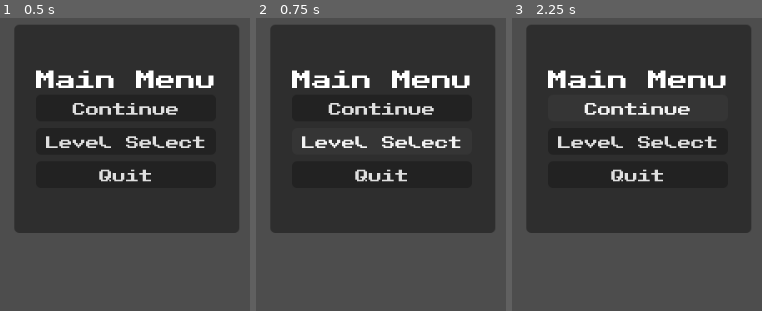
Above: before the commit, frames 1-3 (left to right).
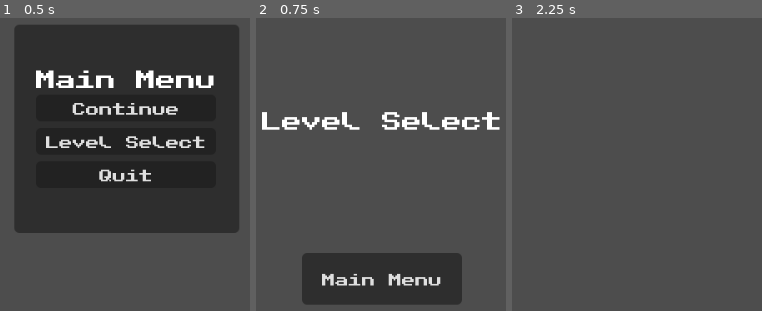
Above: after the commit, the same moments.

Repository: callumrann/gmtk-jam
Game: Godot game, scene res://scenes/main.tscn
The game is run twice, just before and just after one commit, with the same random seed, the same clock (stepped at 60 frames per second) and the same inputs.
Inputs (mouse positions are in pixels of both pictures, inside the frame that each line leads up to):
- Up to frame 1 (0.5 s): no input
- Up to frame 2 (0.75 s): click "Level Select" at 0.5 s
- Up to frame 3 (2.25 s): click (637, 278) at 1.25 s, where only the run after the commit has a clickable "Main Menu"; click "Continue" at 2 s

Frame 1 is identical in both runs. In frame 2, 69% of the frame differs, in the area x 2-98%, y 2-98%; in frame 3, 58%.

Commit message:
feat: add placeholder level select screen

Diff:
--- a/project.godot
+++ b/project.godot
@@ -28,6 +28,10 @@
 window/stretch/mode="viewport"
 window/stretch/scale_mode="integer"
 
+[global_group]
+
+Button=""
+
 [input]
 
 pause={
--- /dev/null
+++ b/scenes/levels/levels_loader.tscn
@@ -0,0 +1,3 @@
+[gd_scene format=3 uid="uid://by0fqjhloenay"]
+
+[node name="LevelsLoader" type="Node2D" unique_id=2094749137]
--- /dev/null
+++ b/scenes/menus/level_select.tscn
@@ -0,0 +1,47 @@
+[gd_scene format=3 uid="uid://cfsyprp7tskrt"]
+
+[ext_resource type="Script" uid="uid://c4g2wb7axun4s" path="res://scripts/menus/level_select.gd" id="1_xqyeo"]
+[ext_resource type="Theme" uid="uid://ck2dij0t8alec" path="res://assets/themes/main.tres" id="2_pymjq"]
+
+[node name="LevelSelect" type="Control" unique_id=606214289]
+layout_mode = 3
+anchors_preset = 15
+anchor_right = 1.0
+anchor_bottom = 1.0
+grow_horizontal = 2
+grow_vertical = 2
+script = ExtResource("1_xqyeo")
+
+[node name="Label" type="Label" parent="." unique_id=1066892889]
+layout_mode = 1
+anchors_preset = 8
+anchor_left = 0.5
+anchor_top = 0.5
+anchor_right = 0.5
+anchor_bottom = 0.5
+offset_left = -45.5
+offset_top = -11.5
+offset_right = 45.5
+offset_bottom = 11.5
+grow_horizontal = 2
+grow_vertical = 2
+theme = ExtResource("2_pymjq")
+text = "Level Select"
+
+[node name="MainMenu" type="Button" parent="." unique_id=847510185 groups=["Button"]]
+layout_mode = 1
+anchors_preset = 7
+anchor_left = 0.5
+anchor_top = 1.0
+anchor_right = 0.5
+anchor_bottom = 1.0
+offset_left = -48.0
+offset_top = -60.0
+offset_right = 48.0
+offset_bottom = -29.0
+grow_horizontal = 2
+grow_vertical = 0
+theme = ExtResource("2_pymjq")
+text = "Main Menu"
+
+[connection signal="pressed" from="MainMenu" to="." method="_on_main_menu_pressed"]
--- a/scenes/menus/main_menu.tscn
+++ b/scenes/menus/main_menu.tscn
@@ -56,4 +56,6 @@
 theme = ExtResource("1_xqga4")
 text = "Quit"
 
+[connection signal="pressed" from="PanelContainer/VBoxContainer/Continue" to="." method="_on_continue_pressed"]
+[connection signal="pressed" from="PanelContainer/VBoxContainer/LevelSelect" to="." method="_on_level_select_pressed"]
 [connection signal="pressed" from="PanelContainer/VBoxContainer/Quit" to="." method="_on_quit_pressed"]
--- /dev/null
+++ b/scripts/menus/level_select.gd
@@ -0,0 +1,4 @@
+extends Control
+
+func _on_main_menu_pressed() -> void:
+	SceneManager.show_scene("res://scenes/menus/main_menu.tscn")
--- a/scripts/menus/main_menu.gd
+++ b/scripts/menus/main_menu.gd
@@ -1,4 +1,10 @@
 extends Control
+
+func _on_continue_pressed() -> void:
+	SceneManager.show_scene("res://scenes/levels/levels_loader.tscn")
+
+func _on_level_select_pressed() -> void:
+	SceneManager.show_scene("res://scenes/menus/level_select.tscn")
 
 func _on_quit_pressed() -> void:
 	get_tree().quit()
Not shown, added: scripts/menus/level_select.gd.uid
